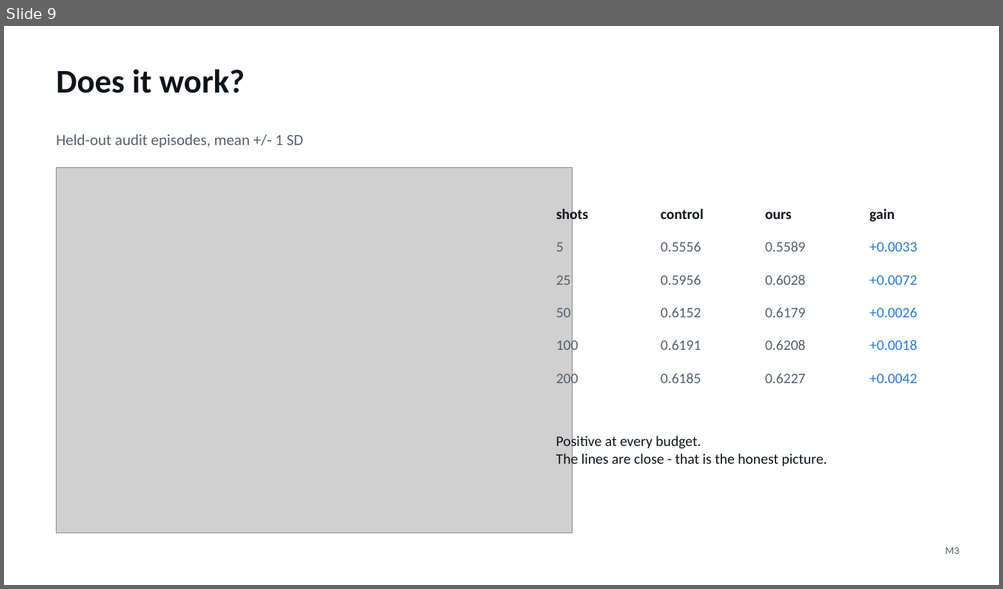
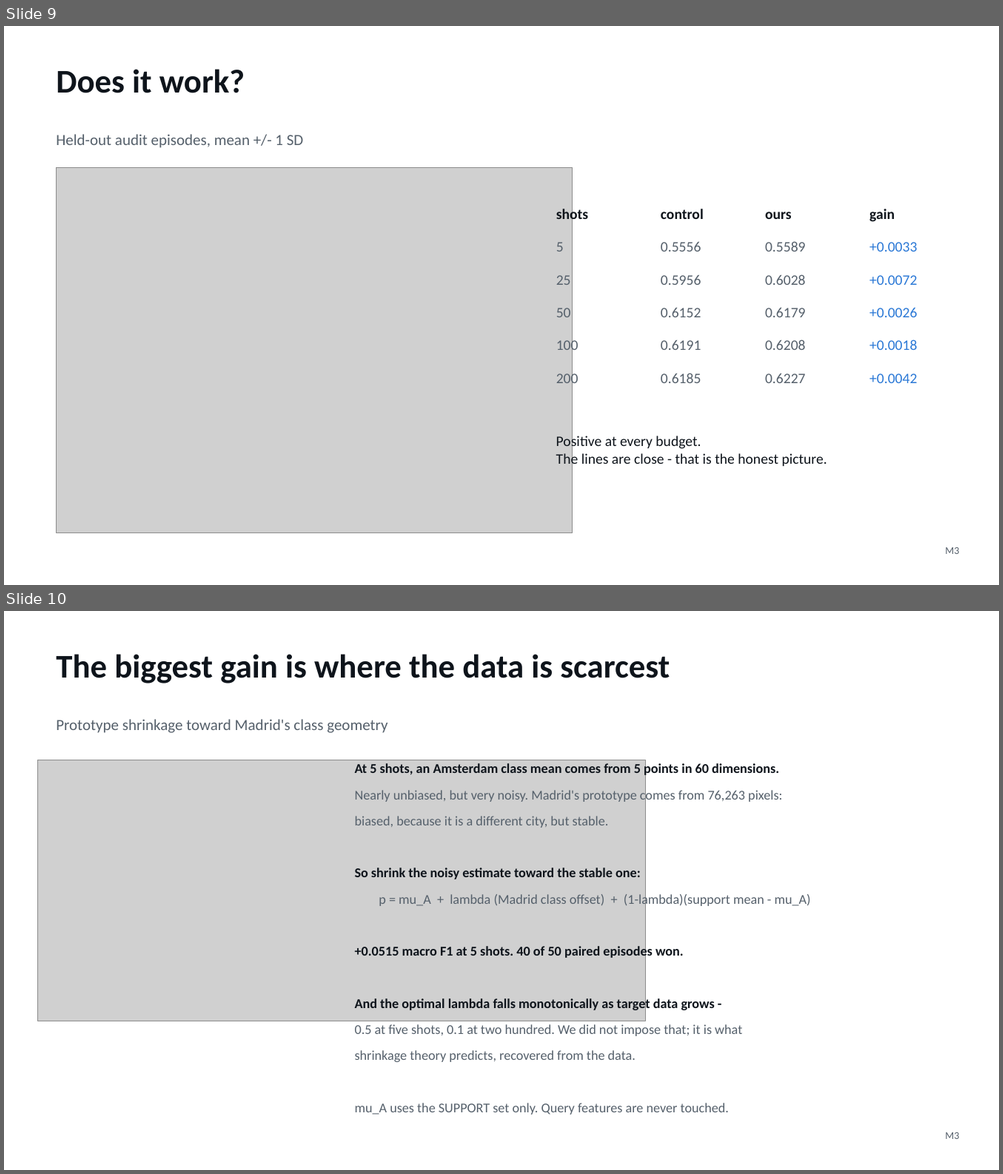
Before and after one commit to jaswin-codes/StatsGeeks, a slide deck: presentation/StatsGeeks_BuildingAge.pptx. Shown one above the other, each under a label of ours: slide 9 before the commit, slides 9 and 10 after it. The pictures are 1003x589 and 1003x1174 pixels, drawn with LibreOffice and Linux fonts; fonts in the diff are those of the drawing; grey boxes stand for pictures. Boxes give left, top, right and bottom in pixels: in the first picture for what was removed or moved away, otherwise in the second. Text is boxed around its words. In the diff, an @@ line names an element or a change of style, - is before the commit and + after.

```diff
--- a/presentation/StatsGeeks_BuildingAge.pptx
+++ b/presentation/StatsGeeks_BuildingAge.pptx
@@ slide 10 added at [4,611,999,1170], background #FFFFFF @@
@@ text added at [56,654,669,684], 32 pt, text #0E141B, bold @@
+The biggest gain is where the data is scarcest
@@ text added at [56,719,387,733], 15 pt, text #55606B @@
+Prototype shrinkage toward Madrid's class geometry
@@ picture added at [37,760,645,1022] @@
@@ text added at [355,762,779,777], 13 pt, text #0E141B, bold @@
+At 5 shots, an Amsterdam class mean comes from 5 points in 60 dimensions.
@@ text added at [355,789,782,803], 13 pt, text #55606B @@
+Nearly unbiased, but very noisy. Madrid's prototype comes from 76,263 pixels:
@@ text added at [355,816,609,828], 13 pt, text #55606B @@
+biased, because it is a different city, but stable.
@@ text added at [355,868,640,880], 13 pt, text #0E141B, bold @@
+So shrink the noisy estimate toward the stable one:
@@ text added at [378,893,811,908], 13 pt, text #55606B @@
+p = mu_A + lambda (Madrid class offset) + (1-lambda)(support mean - mu_A)
@@ text added at [355,945,683,960], 13 pt, text #0E141B, bold @@
++0.0515 macro F1 at 5 shots. 40 of 50 paired episodes won.
@@ text added at [355,997,714,1012], 13 pt, text #0E141B, bold @@
+And the optimal lambda falls monotonically as target data grows -
@@ text added at [355,1025,742,1037], 13 pt, text #55606B @@
+0.5 at five shots, 0.1 at two hundred. We did not impose that; it is what
@@ text added at [355,1051,635,1062], 13 pt, text #55606B @@
+shrinkage theory predicts, recovered from the data.
@@ text added at [355,1103,728,1115], 13 pt, text #55606B @@
+mu_A uses the SUPPORT set only. Query features are never touched.
@@ text added at [945,1133,959,1139], 10 pt, text #55606B @@
+M3
```
Also in this commit, not shown: 2 slides changed, 2 other files.
